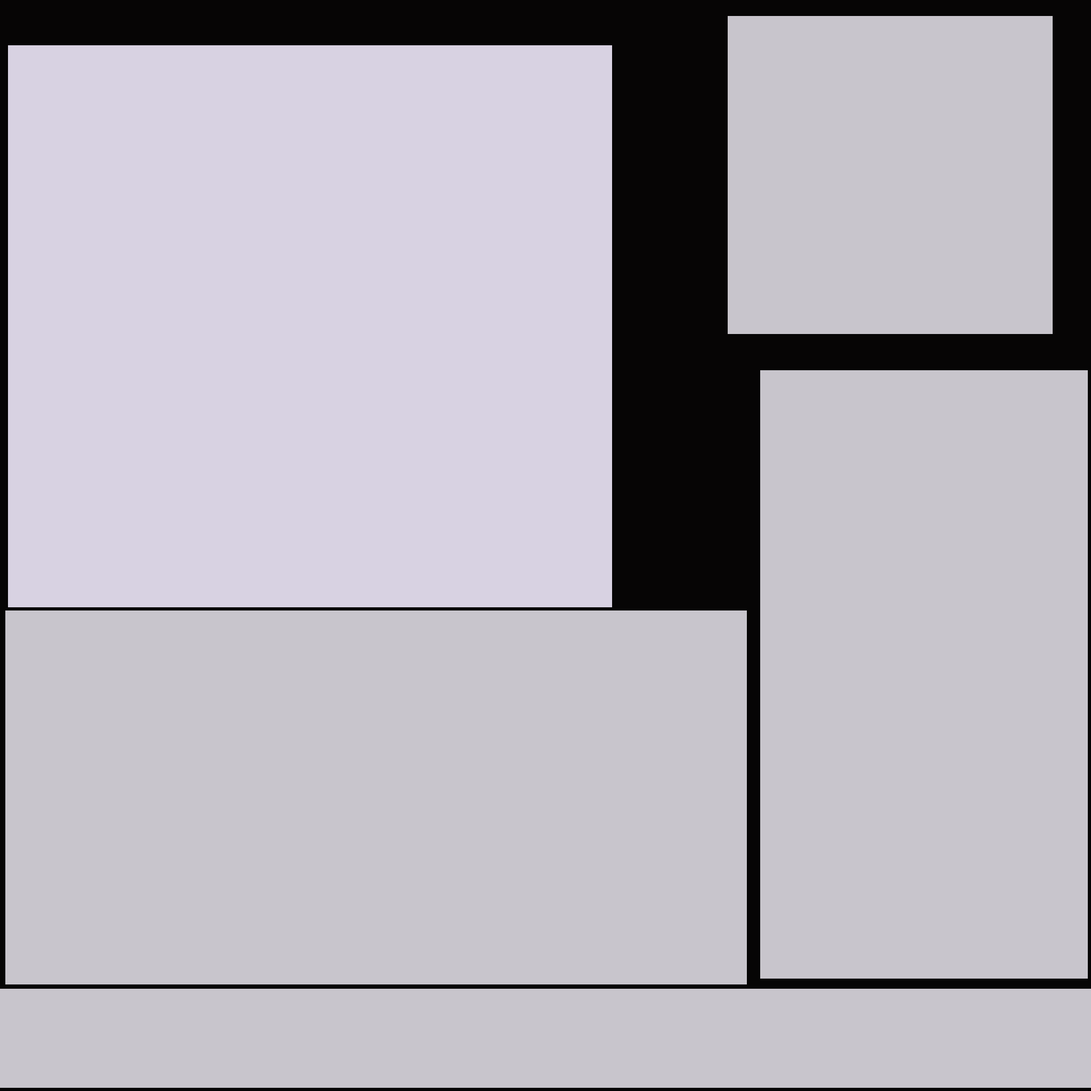
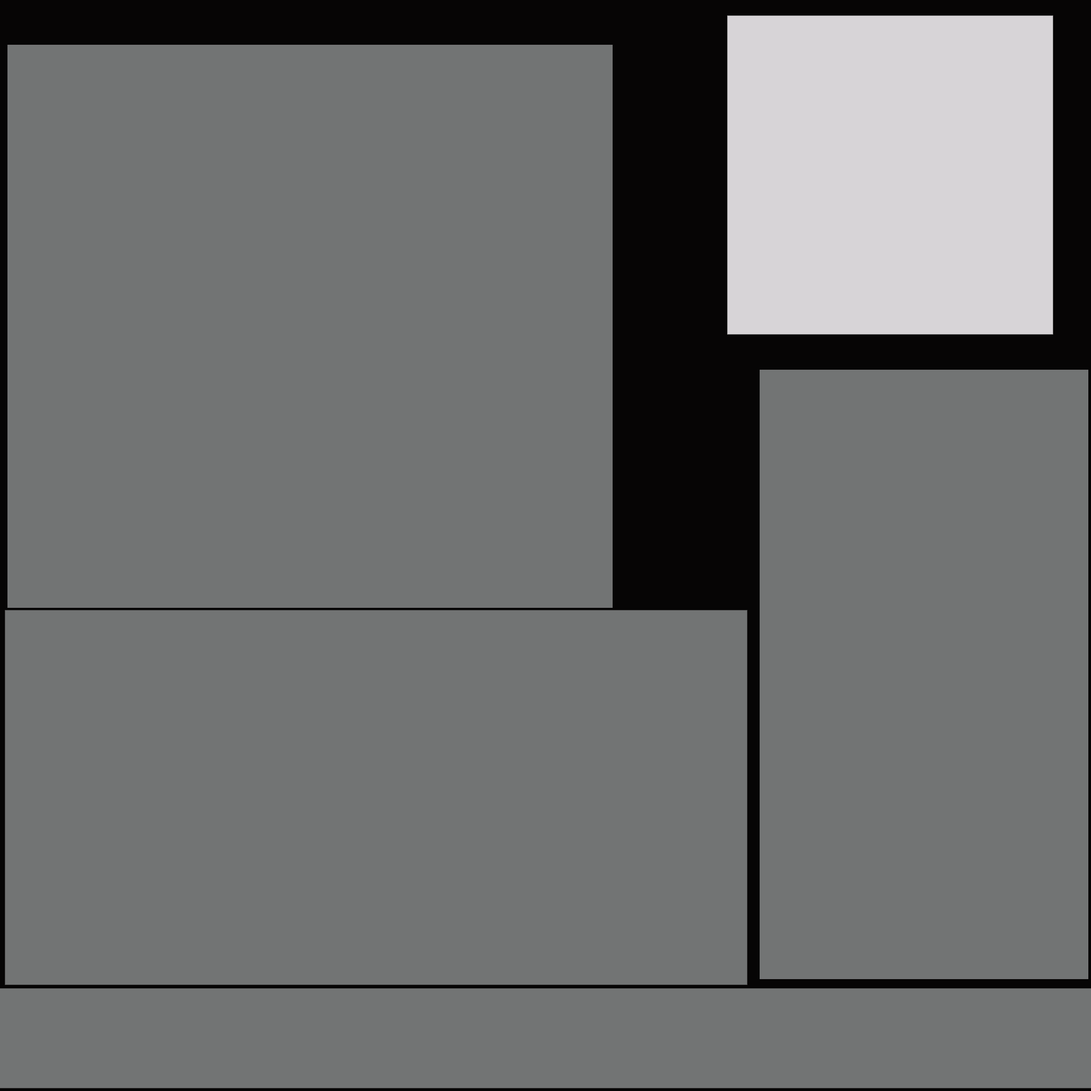
Revision of a layered 1091×1091 image; what changed, layer by layer:
painted on "Rectangle 5" over <box>0,15,1091,1089</box>
